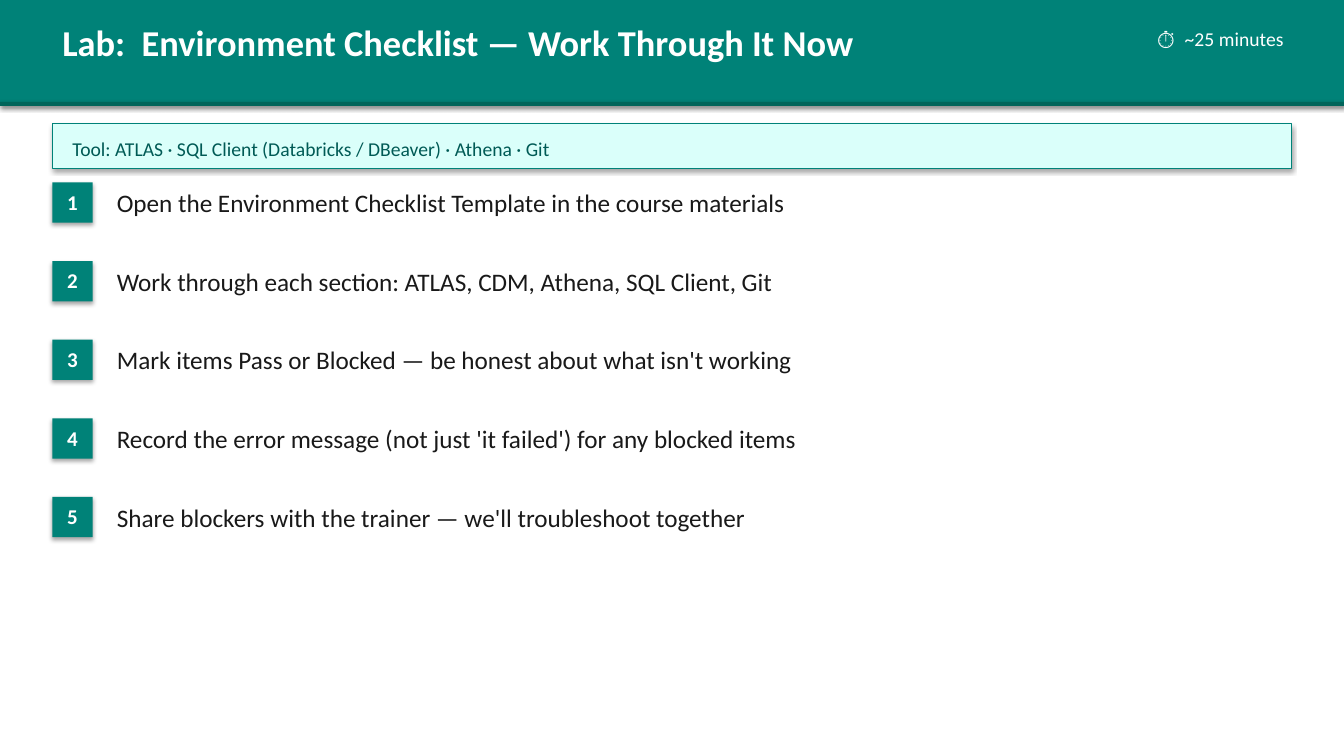
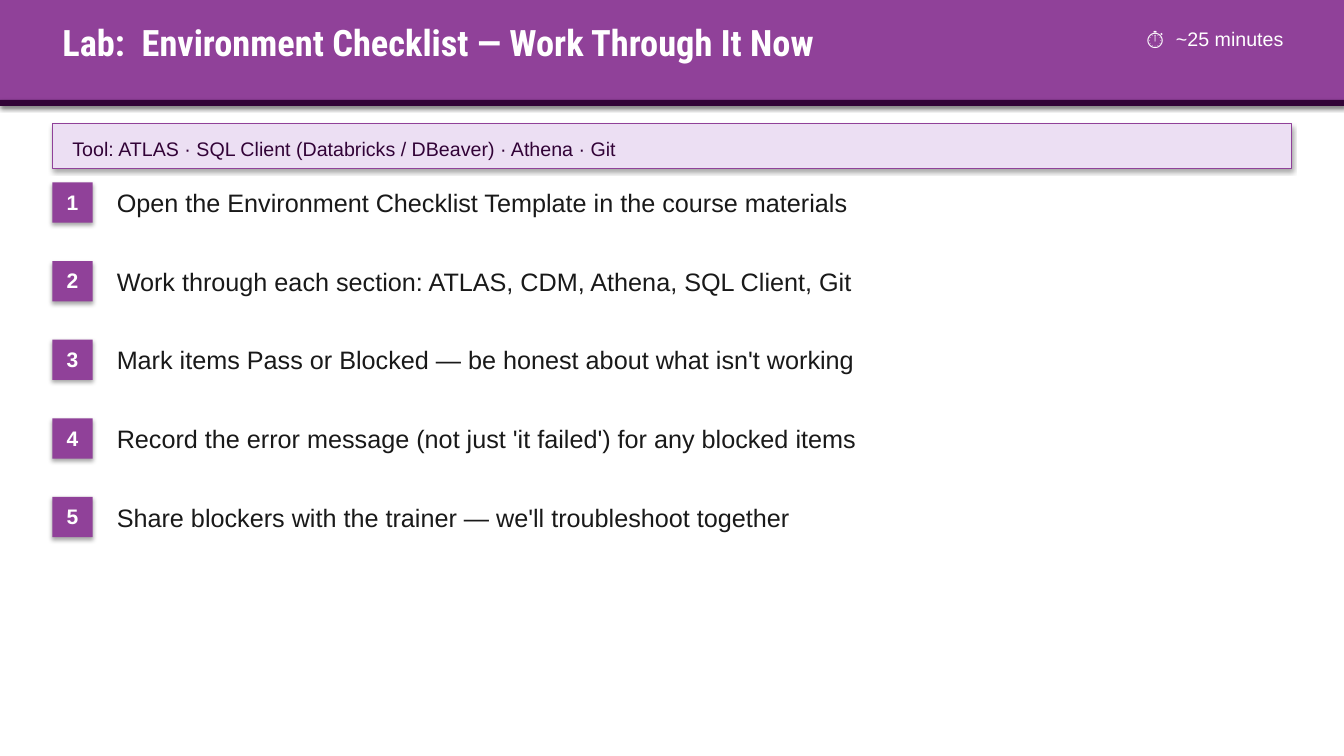
Before and after one commit to ALSTDI/ALS-RWE, a slide deck: slide 17 of docs/free-rwe-resources/train-the-trainer/training/day-00-environment/kit/Instructor-Deck-with-Notes.pptx (slide 12 before the commit). Drawn at 1344x756 pixels with LibreOffice and Linux fonts; fonts in the diff are those of the drawing. Boxes give left, top, right and bottom in pixels: in the first picture for what was removed or moved away, otherwise in the second. Text is boxed around its words. In the diff, an @@ line names an element or a change of style, - is before the commit and + after.

```diff
--- a/docs/free-rwe-resources/train-the-trainer/training/day-00-environment/kit/Instructor-Deck-with-Notes.pptx
+++ b/docs/free-rwe-resources/train-the-trainer/training/day-00-environment/kit/Instructor-Deck-with-Notes.pptx
@@ text "Lab: Environment Checklist — Work ..." at (x1=62, y1=28, x2=813, y2=64): font Calibri to Roboto Condensed @@
@@ rectangle at (x1=0, y1=100, x2=1344, y2=106): fill #00645A to #320337 @@
@@ rectangle at (x1=52, y1=124, x2=1292, y2=168): fill #DAFFFA to #ECDFF3; outline #008278 0.75 pt to #904199 0.75 pt @@
@@ text "Tool: ATLAS · SQL Client ..." at (x1=72, y1=141, x2=616, y2=160): font Calibri to Arial, text colour #005A55 to #320337 @@
@@ fill #008278 to #904199 in 6 elements at (x1=0, y1=0, x2=1344, y2=106), (x1=52, y1=182, x2=93, y2=223), (x1=52, y1=261, x2=93, y2=301), (x1=52, y1=340, x2=93, y2=380), (x1=52, y1=418, x2=93, y2=459), (x1=52, y1=497, x2=93, y2=537) @@
@@ font Calibri to Arial in 11 elements at (x1=1176, y1=31, x2=1284, y2=46), (x1=67, y1=195, x2=79, y2=210), (x1=117, y1=193, x2=847, y2=218), (x1=67, y1=273, x2=79, y2=288), (x1=117, y1=272, x2=851, y2=296), (x1=67, y1=352, x2=79, y2=367), (x1=117, y1=350, x2=854, y2=375), (x1=67, y1=431, x2=79, y2=446), (x1=117, y1=429, x2=856, y2=454), (x1=67, y1=509, x2=79, y2=524), (x1=117, y1=508, x2=789, y2=532) @@
```
Also in this commit, not shown: 13 other slides changed, 6 slides added, 11 other files.
